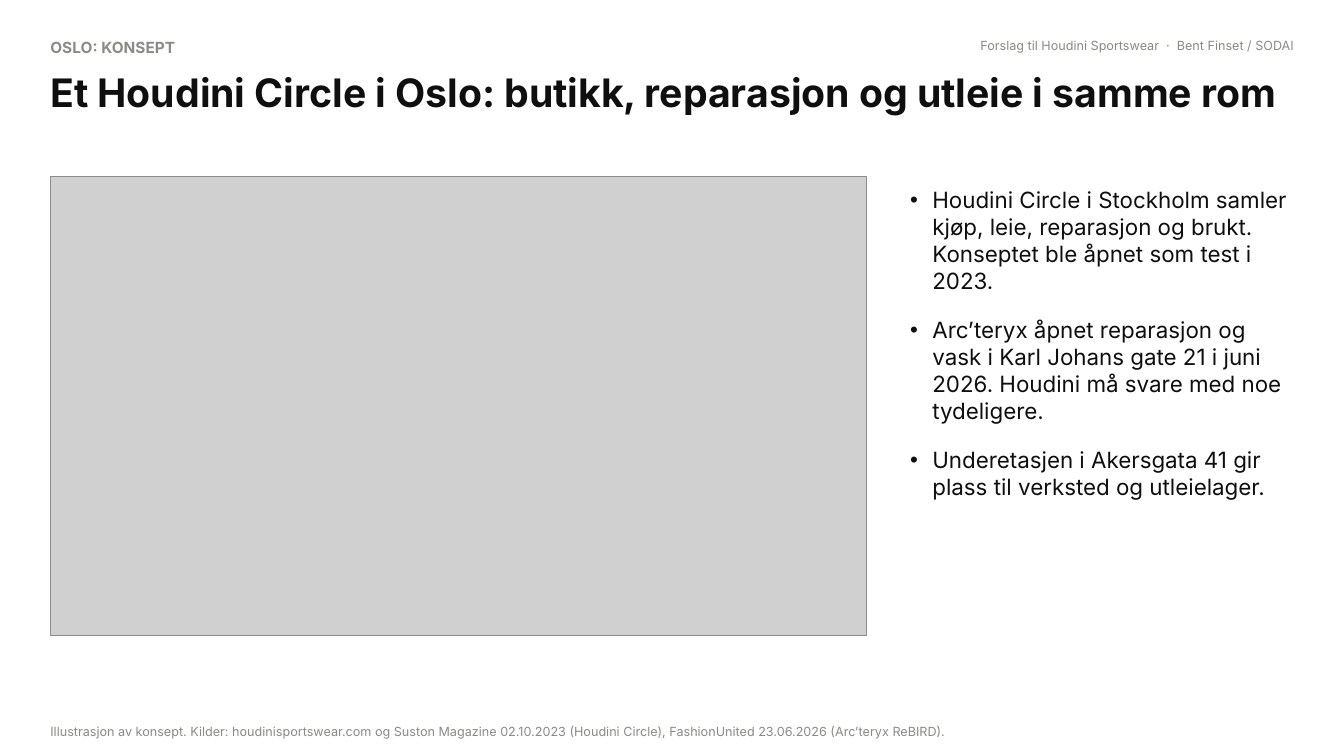
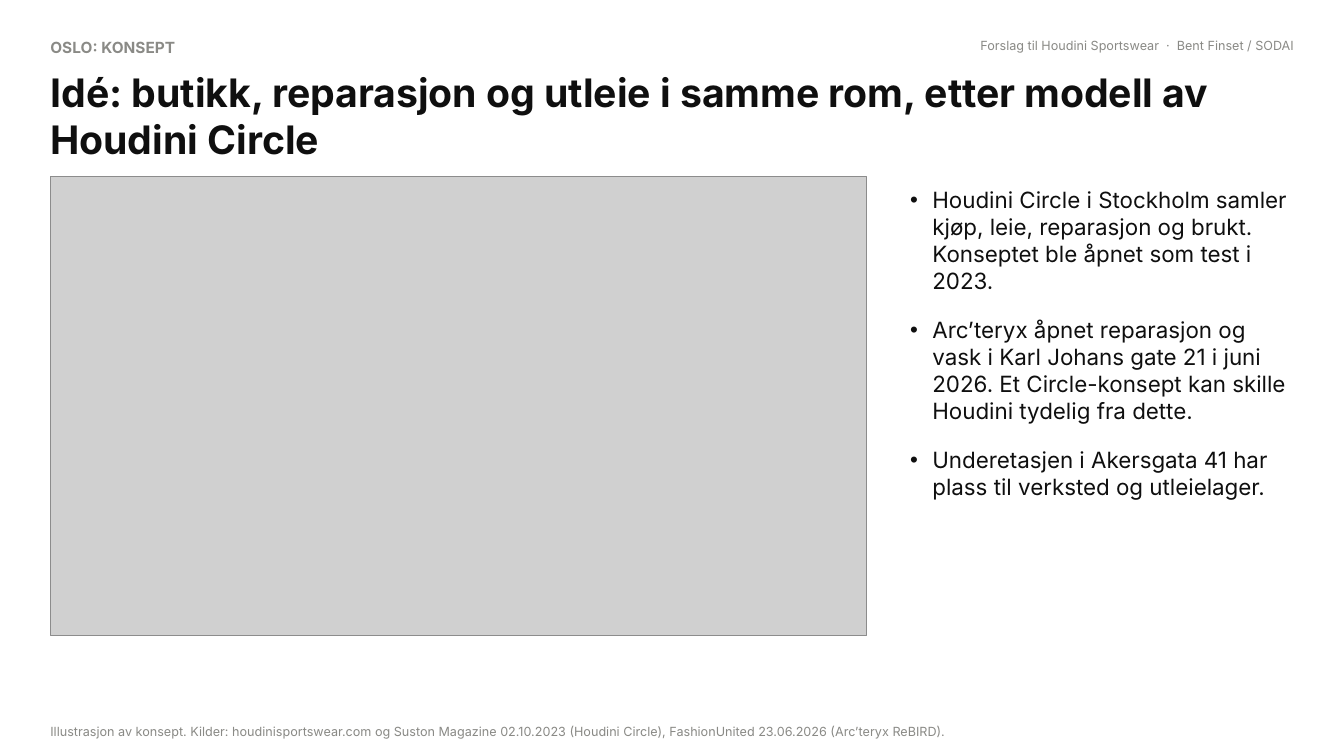
Before and after one commit to bent-commits/finset-trading, a slide deck: slide 9 of analyser/houdini/Houdini_i_Norge.pptx (slide 8 before the commit). Drawn at 1344x756 pixels with LibreOffice and Linux fonts; fonts in the diff are those of the drawing; grey boxes stand for pictures. Boxes give left, top, right and bottom in pixels: in the first picture for what was removed or moved away, otherwise in the second. Text is boxed around its words. In the diff, an @@ line names an element or a change of style, - is before the commit and + after.

```diff
--- a/analyser/houdini/Houdini_i_Norge.pptx
+++ b/analyser/houdini/Houdini_i_Norge.pptx
@@ text at (50, 77, 1209, 155): text changed @@
-Et Houdini Circle i Oslo: butikk, reparasjon og utleie i samme rom
+Idé: butikk, reparasjon og utleie i samme rom, etter modell av Houdini Circle
@@ text at (932, 319, 1285, 500): text changed @@
-• Arc’teryx åpnet reparasjon og vask i Karl Johans gate 21 i juni 2026. Houdini må svare med noe tydeligere.
-• Underetasjen i Akersgata 41 gir plass til verksted og utleielager.
+• Arc’teryx åpnet reparasjon og vask i Karl Johans gate 21 i juni 2026. Et Circle-konsept kan skille Houdini tydelig fra dette.
+• Underetasjen i Akersgata 41 har plass til verksted og utleielager.
```
Also in this commit, not shown: 9 other slides changed, 1 slide added, 2 other files.
